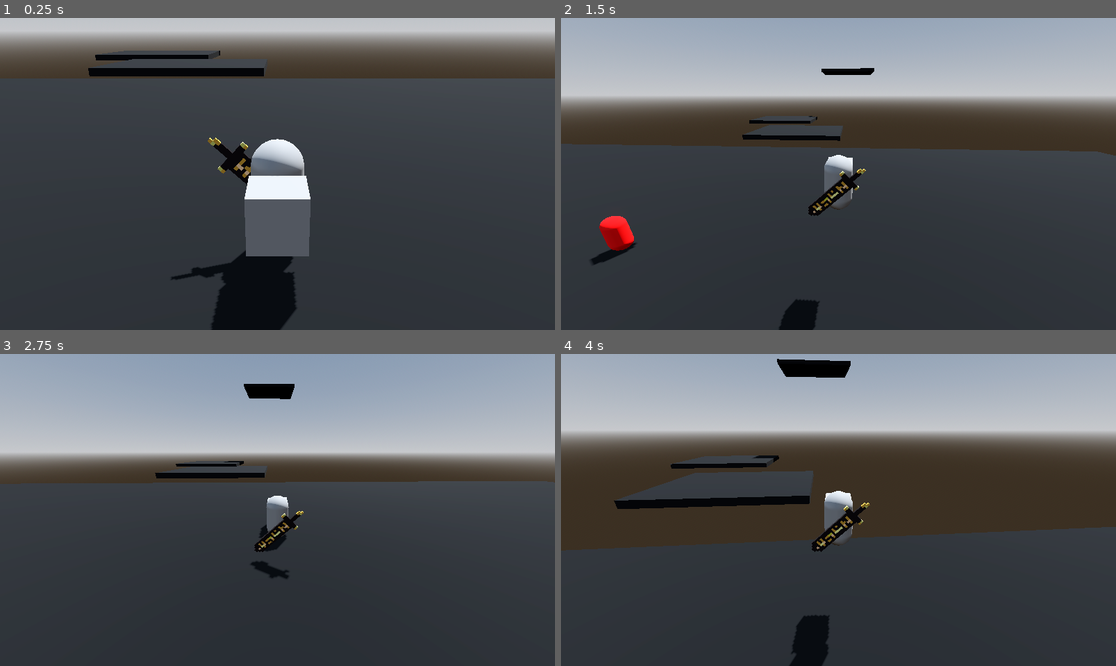
Above: before the commit, frames 1-4 (two rows, left to right).
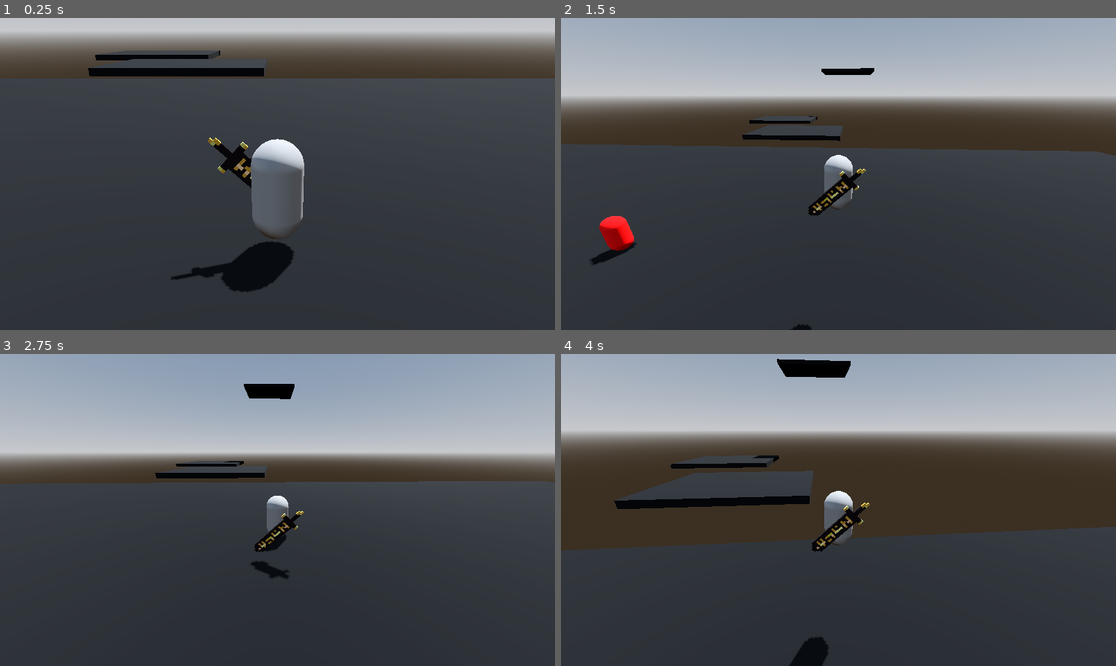
Above: after the commit, the same moments.

Repository: ChristopherBotha/CanonSavio
Game: Godot game, scene res://levels/World.tscn
Two runs of this game, one before a commit and one after it. Both use one fixed random seed, a clock stepped at 60 frames per second and the inputs below.
Inputs (mouse positions are in pixels of both pictures, inside the frame that each line leads up to):
- Up to frame 1 (0.25 s): no input
- Up to frame 2 (1.5 s): tap Enter (ui_accept) at 0.5, 0.77 s; move the mouse to (866, 174) at 0.52 s; press the mouse at (866, 174) at 0.53 s; hold W (up) from 0.53 s (still down); move the mouse to (810, 174) at 1.27 s; release the mouse at (810, 174) at 1.28 s; click (810, 174) at 1.35 s
- Up to frame 3 (2.75 s): keep holding W (up); tap Enter (ui_accept) at 1.52 s; move the mouse to (288, 503) at 2.02 s; hold Shift (sprint) from 2.03 s (still down); click (288, 503) at 2.3 s
- Up to frame 4 (4 s): keep holding W (up); move the mouse to (832, 516) at 2.77 s; release Shift (sprint) at 2.78 s; click (832, 516) at 2.85 s; tap Enter (ui_accept) at 3.02, 3.77 s; move the mouse to (877, 513) at 3.52 s; press the mouse at (877, 513) at 3.53 s

The runs differ from the first frame. In frame 1, 4.1% of the frame differs, in the area x 38-56%, y 50-100%; in frame 2, 0.5%; in frame 3, less than 0.1%; in frame 4, 0.5%.

Commit message:
refine chain machanic

Diff:
--- a/Player/Player.tscn
+++ b/Player/Player.tscn
@@ -43,6 +43,7 @@
 surface_material_override/0 = SubResource("StandardMaterial3D_64tf8")
 
 [node name="Chain2" parent="Body" instance=ExtResource("7_cliux")]
+transform = Transform3D(1, 0, 0, 0, 1, 0, 0, 0, 1, 0, 0, 0.41226)
 
 [node name="Camera_Orbit" type="Node3D" parent="."]
 script = ExtResource("2_60t8r")
--- a/weapons/Chain.gd
+++ b/weapons/Chain.gd
@@ -2,27 +2,37 @@
 
 var distance
 var victim = null
+var chained : bool = false
 
 # Called every frame. 'delta' is the elapsed time since the previous frame.
 func _process(delta):
+	print(chained)
+
 	if $RayCast3D.get_collider():
-		if Input.is_action_pressed("chain"):
+		if Input.is_action_pressed("chain") and chained == false:
 			distance = transform.origin.distance_to($RayCast3D.get_collision_point())
-			$Scaler.scale.z = distance
-			if victim != null:
-				victim.global_position = victim.global_position.lerp(owner.global_position, 0.3)
-		else:
-			$Scaler.scale.z = 0.01
-
+			$Scaler.scale.z = distance / 2
+			chained = true
+			if victim != null :
+				victim.global_position = victim.global_position.lerp(owner.global_position, 0.5)
+				if victim.global_position == owner.global_position:
+					$Scaler.scale.z = 0.001
+					await get_tree().create_timer(4).timeout
+					victim = null
+					chained = false
+			else:
+				await get_tree().create_timer(4).timeout
+				chained = false
+	else:
+		$Scaler.scale.z = 0.001
+		await get_tree().create_timer(4).timeout
+		chained = false
 
 
 
 func _on_area_3d_body_entered(body):
 	if body.is_in_group("Enemies"):
-
 		victim = body
 
 func _on_area_3d_body_exited(body):
-	if body.is_in_group("Enemies"):
-		victim = null
 	pass # Replace with function body.
--- a/weapons/chain.tscn
+++ b/weapons/chain.tscn
@@ -13,15 +13,15 @@
 target_position = Vector3(0, 0, 1000)
 
 [node name="Scaler" type="Node3D" parent="."]
+transform = Transform3D(0.02, 0, 0, 0, 0.02, 0, 0, 0, 0.02, 0, 0, 1)
 
 [node name="MeshInstance3D" type="MeshInstance3D" parent="Scaler"]
-transform = Transform3D(1, 0, 0, 0, 1, 0, 0, 0, 1, 0, 0, 1)
 mesh = SubResource("BoxMesh_k63lx")
 
 [node name="Area3D" type="Area3D" parent="Scaler"]
 
 [node name="CollisionShape3D" type="CollisionShape3D" parent="Scaler/Area3D"]
-transform = Transform3D(1.3, 0, 0, 0, 1.3, 0, 0, 0, 1.3, 0, 0, 1)
+transform = Transform3D(1.3, 0, 0, 0, 1.3, 0, 0, 0, 1.3, 0, 0, 0)
 shape = SubResource("BoxShape3D_rljjr")
 
 [connection signal="body_entered" from="Scaler/Area3D" to="." method="_on_area_3d_body_entered"]
